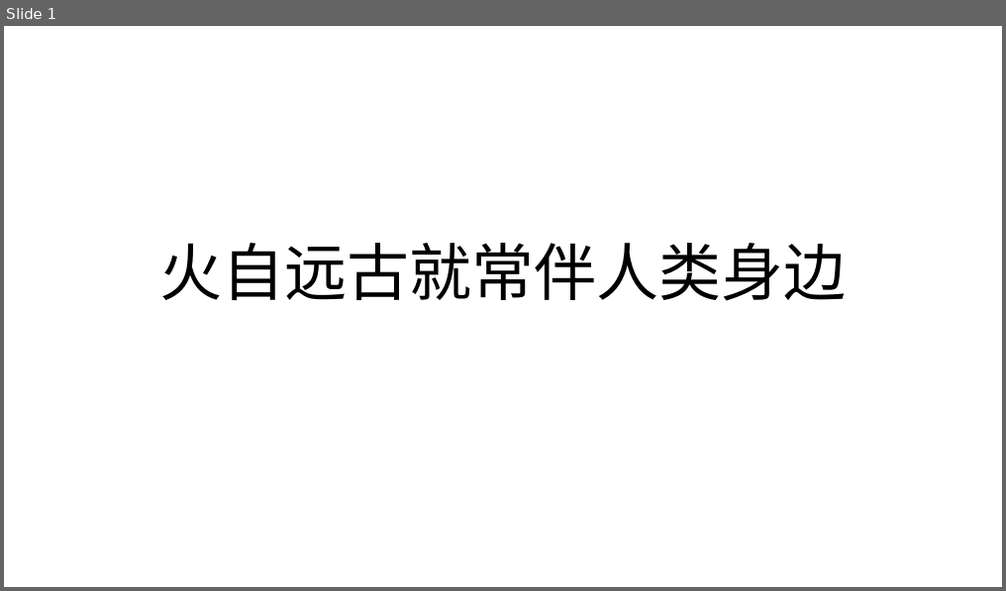
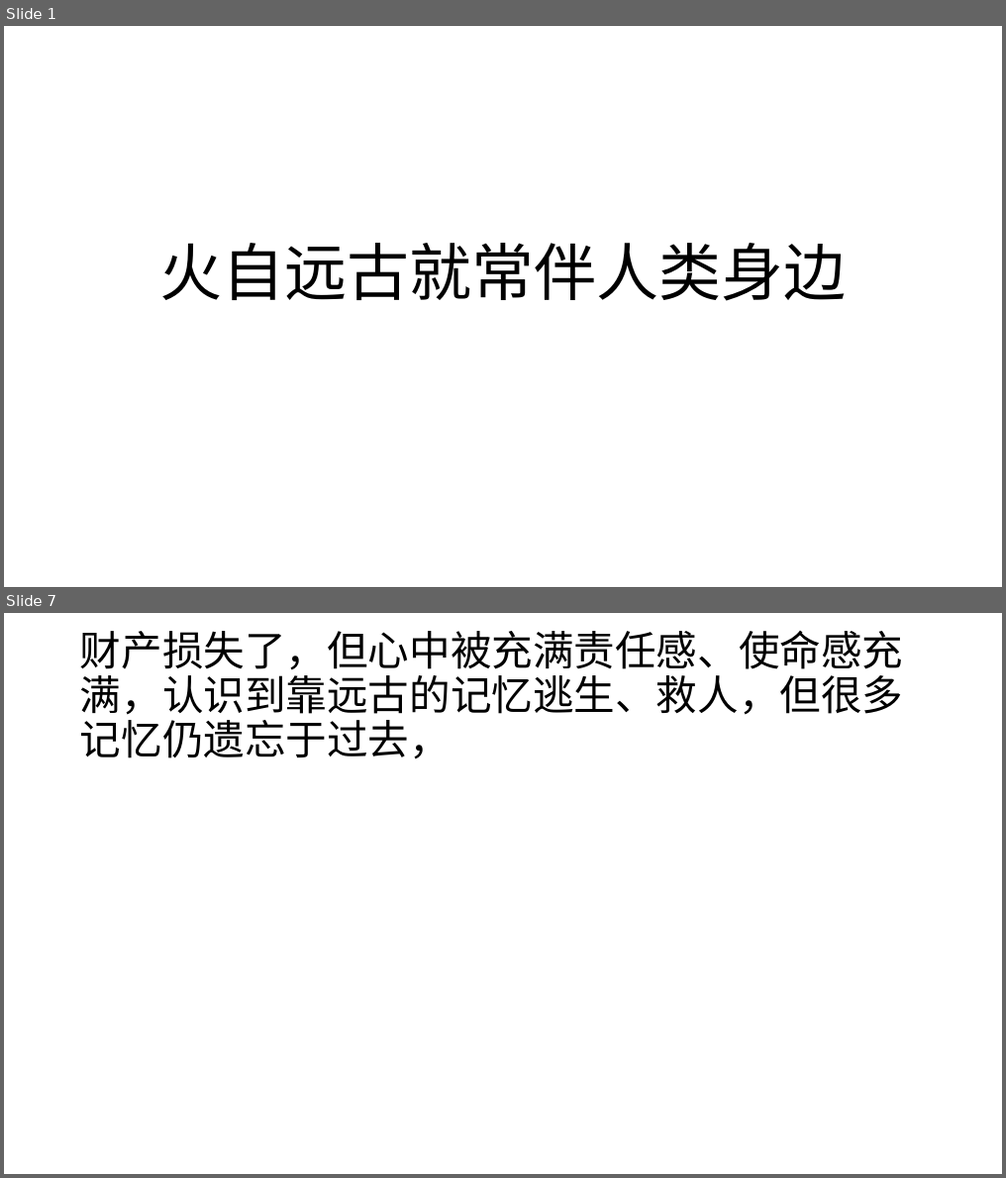
Before and after one commit to movive/hello-world, a slide deck: BP/火-消防.pptx. Shown one above the other, each under a label of ours: slide 1 before the commit, slides 1 and 7 after it; the slides between them are not shown. The pictures are 1006x591 and 1006x1178 pixels, drawn with LibreOffice and Linux fonts; fonts in the diff are those of the drawing. Boxes give left, top, right and bottom in pixels: in the first picture for what was removed or moved away, otherwise in the second. Text is boxed around its words. In the diff, an @@ line names an element or a change of style, - is before the commit and + after.

```diff
--- a/BP/火-消防.pptx
+++ b/BP/火-消防.pptx
@@ slide 7 added at (4, 613, 1002, 1174), background #FFFFFF @@
@@ title added at (80, 631, 904, 760), 39.6 pt, text #000000 @@
+财产损失了，但心中被充满责任感、使命感充满，认识到靠远古的记忆逃生、救人，但很多记忆仍遗忘于过去，
```
Also in this commit, not shown: 3 slides changed, 4 other slides added, 1 slide removed.
